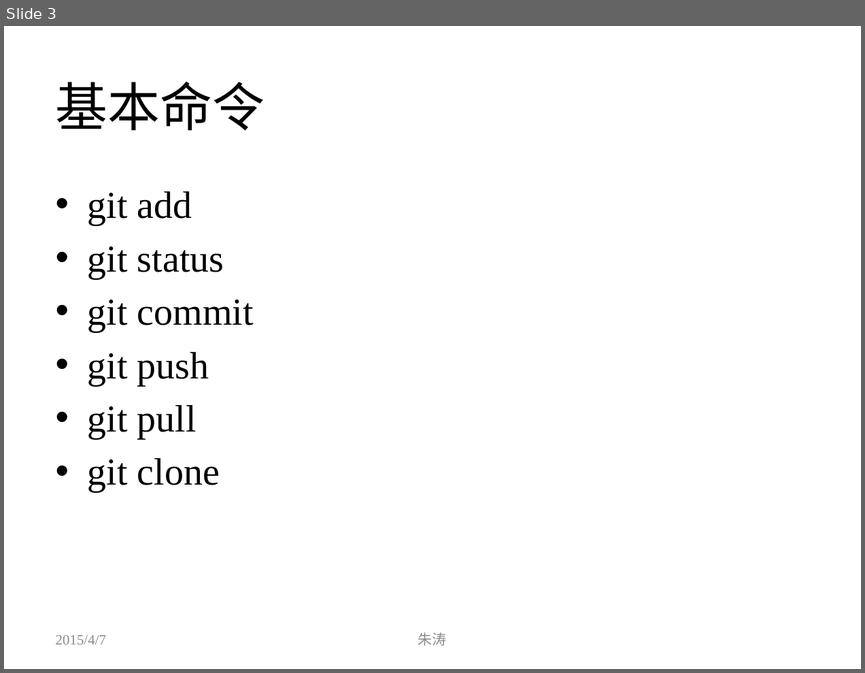
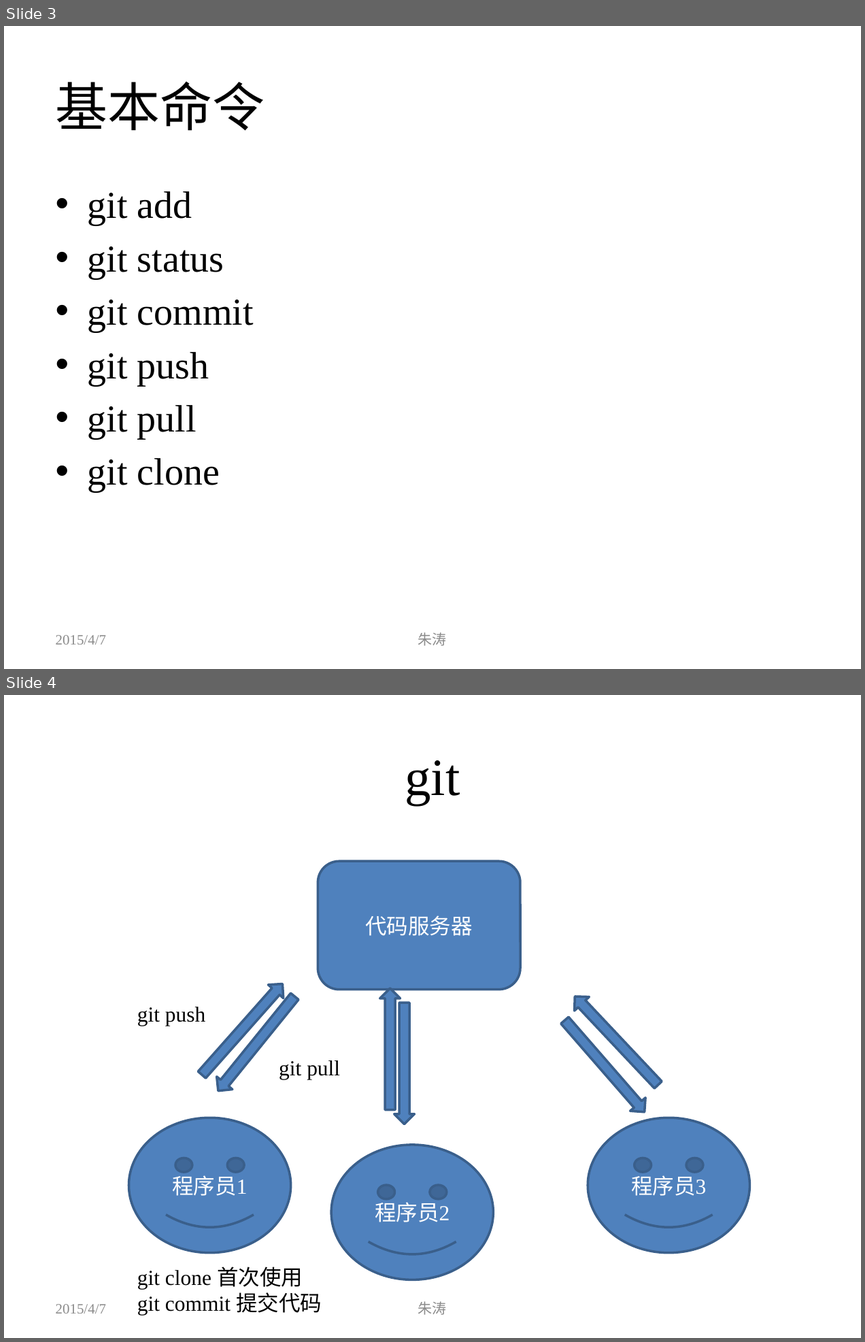
Before and after one commit to zhutao2015/JavaCourse, a slide deck: lesson1/git.pptx. Shown one above the other, each under a label of ours: slide 3 before the commit, slides 3 and 4 after it. The pictures are 865x673 and 865x1342 pixels, drawn with LibreOffice and Linux fonts; fonts in the diff are those of the drawing. Boxes give left, top, right and bottom in pixels: in the first picture for what was removed or moved away, otherwise in the second. Text is boxed around its words. In the diff, an @@ line names an element or a change of style, - is before the commit and + after.

Commit message:
update the git file

```diff
--- a/lesson1/git.pptx
+++ b/lesson1/git.pptx
@@ slide 4 added at bbox=[4, 695, 861, 1338], background #FFFFFF @@
@@ title added at bbox=[405, 760, 460, 805], 44 pt, text #000000 @@
+git
@@ rounded rectangle added at bbox=[317, 861, 520, 989], fill #4F81BD, outline #3A5F8C 2 pt, 18 pt, text #FFFFFF @@
+代码服务器
@@ left arrow added at bbox=[194, 977, 290, 1081], fill #4F81BD, outline #3A5F8C 2 pt @@
@@ left arrow added at bbox=[211, 990, 303, 1098], fill #4F81BD, outline #3A5F8C 2 pt @@
@@ left arrow added at bbox=[380, 988, 400, 1110], fill #4F81BD, outline #3A5F8C 2 pt @@
@@ left arrow added at bbox=[568, 989, 666, 1091], fill #4F81BD, outline #3A5F8C 2 pt @@
@@ text added at bbox=[137, 1006, 205, 1025], 18 pt, text #000000 @@
+git push
@@ left arrow added at bbox=[394, 1002, 415, 1124], fill #4F81BD, outline #3A5F8C 2 pt @@
@@ left arrow added at bbox=[557, 1013, 652, 1119], fill #4F81BD, outline #3A5F8C 2 pt @@
@@ text added at bbox=[279, 1060, 340, 1080], 18 pt, text #000000 @@
+git pull
@@ smiley face added at bbox=[129, 1117, 291, 1252], fill #4F81BD, outline #3A5F8C 2 pt, 18 pt, text #FFFFFF @@
+程序员1
@@ smiley face added at bbox=[587, 1117, 749, 1252], fill #4F81BD, outline #3A5F8C 2 pt, 18 pt, text #FFFFFF @@
+程序员3
@@ smiley face added at bbox=[331, 1145, 493, 1279], fill #4F81BD, outline #3A5F8C 2 pt, 18 pt, text #FFFFFF @@
+程序员2
@@ text added at bbox=[137, 1266, 322, 1314], 18 pt, text #000000 @@
+git clone 首次使用
+git commit 提交代码
@@ text added at bbox=[56, 1304, 106, 1313], 12 pt, text #8C8C8C @@
+2015/4/7
@@ text added at bbox=[418, 1301, 447, 1314], 12 pt, text #8C8C8C @@
+朱涛
```
Also in this commit, not shown: 1 other slide added.
